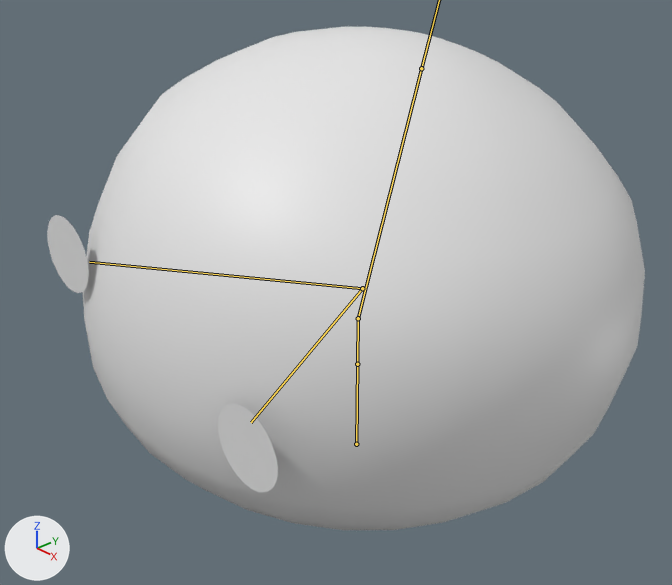
Two versions of the Blender file bonki_model/bonki.blend, one commit apart.
Both versions are drawn from a 50 mm camera at (2.25, -2.22, 1.49) aimed at (0.02, -0.11, 0.01). The lights are fixed; the arrows at lower left show +X, +Y and +Z. Both versions are drawn at frame 1 of the action 'PoseTiltHeadLeft'; the numbers are the values there. The bones that bend it are drawn over the model as lines.

The first picture shows 'Body', 'EyeBase_L', 'EyeBase_R'.
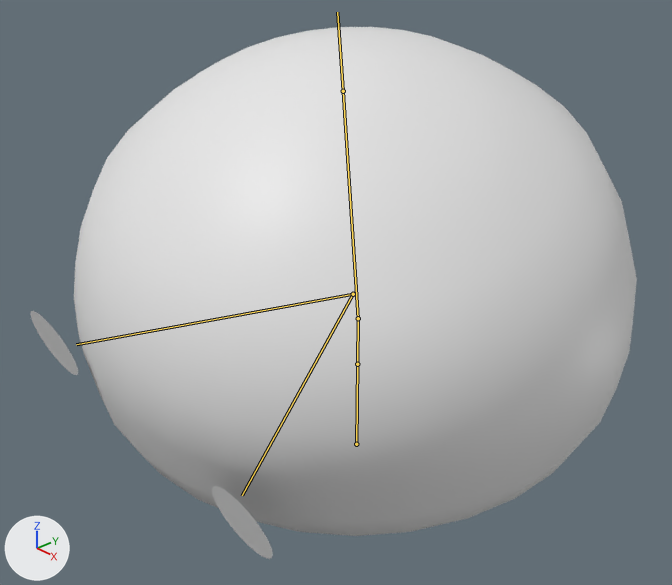
What differs and where, as boxes [x1, y1, x2, y2] in the pictures (672 x 585 px):
'Body', posed
    before: [83, 26, 645, 530]
    after: [74, 27, 637, 536]
'EyeBase_L', posed (18% shorter)
    before: [218, 403, 278, 492]
    after: [212, 486, 273, 559]
'EyeBase_R', posed (14% wider, 18% shorter)
    before: [47, 215, 89, 293]
    after: [30, 311, 78, 375]
bone 'Head', root to tip
    before: (358, 318) to (421, 68)
    after: (358, 318) to (343, 91)

What the commit changed:
Bone 'Head' (bone_head) turns from (0, 0, -15) to (17, 3, -12) degrees about its own x, y and z.
